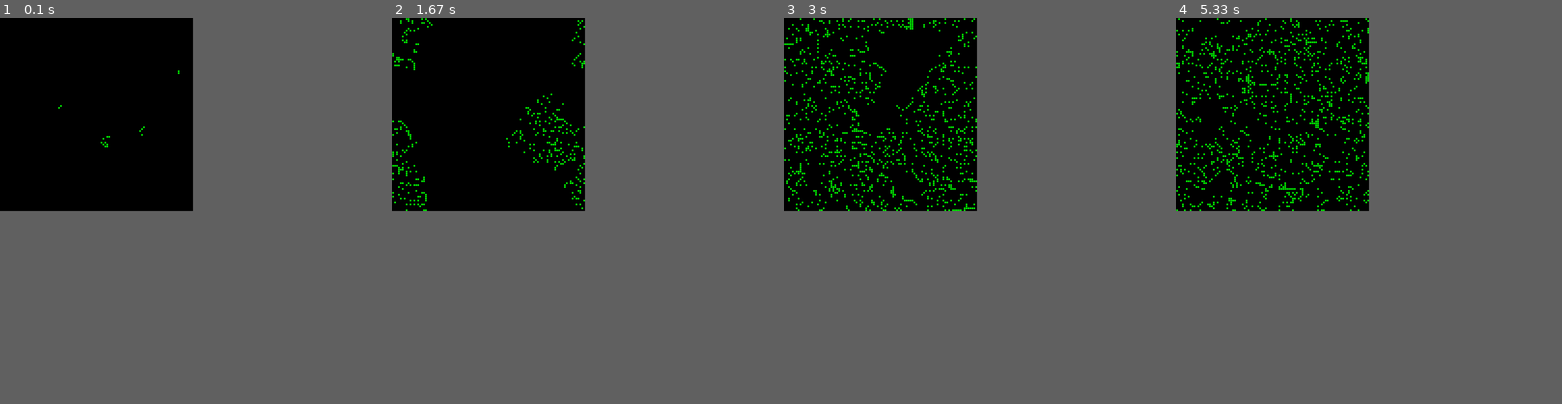
Above: before the commit, frames 1-4 (left to right).
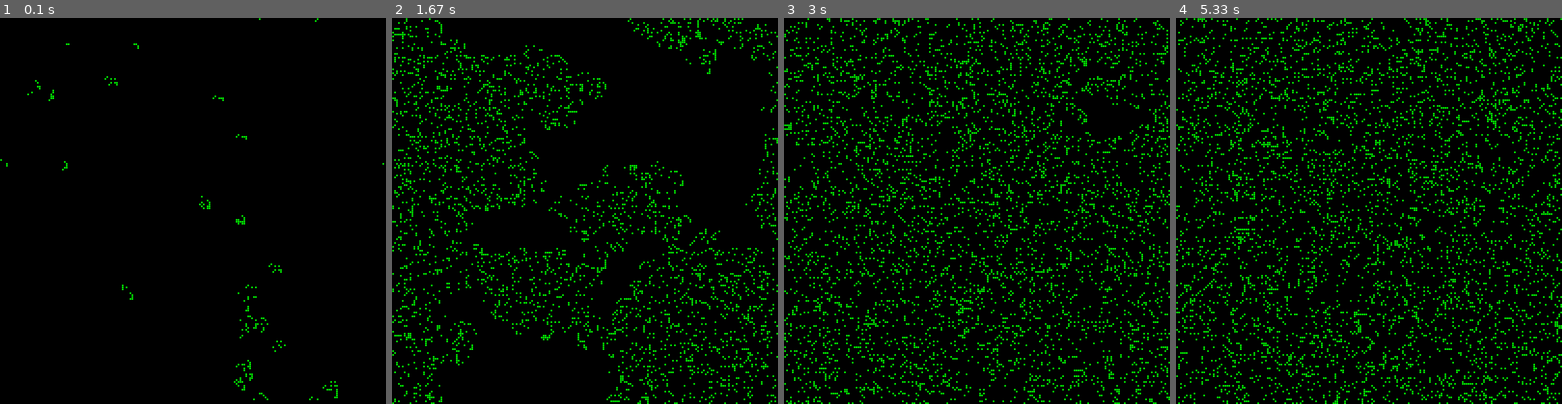
Above: after the commit, the same moments.

Repository: radlcii/Python-Practice-Codes
Game: pygame game, started from ConwaysPygameOfLife.py
Same seed, same stepped clock (60 frames per second), same inputs: the game is played once before the commit and once after it.
Inputs:
- Up to frame 1 (0.1 s): no input
- Up to frame 2 (1.67 s): no input
- Up to frame 3 (3 s): no input
- Up to frame 4 (5.33 s): tap Enter every 0.33 s from 3.33 to 5 s
In our replay, the window is 450x450 before the commit and 900x900 after it. These sizes can differ from the game's own. Grey fills any space a smaller window leaves; there, only what the larger window draws over its background counts as a difference.

The runs differ from the first frame. In frame 1, 0.6% of the frame differs, in the area x 0-100%, y 0-99%; in frame 2, 8.4%; in frame 3, 13%; in frame 4, 14%, in the area x 0-100%, y 0-100%.

Commit message:
Update to fix issue with my ubuntu box
Apparently my ubuntu machine does not like the list_name.copy() command, so the syntax of that was changed (generically) to: list_name = list(new_list)

Diff:
--- a/ConwaysPygameOfLife.py
+++ b/ConwaysPygameOfLife.py
@@ -30,7 +30,7 @@
 
 # Combination or ease variables.
 tickTock = 60                         # Clock speed AKA Number of loops per second
-gridSize = 100                       # Bringing all the grid related variables into a unified variable, the rest is simple math.
+gridSize = 200                       # Bringing all the grid related variables into a unified variable, the rest is simple math.
 seedOfLife = 15                     # Sets the upper bound of the random.randint that is called to decide which cells are seeded. The chance of life is 1/seedOfLife
 BACKGROUND = (0, 0, 0)      # For setting a background color without a visible grid in a single variable
 
@@ -98,7 +98,7 @@
     screen.fill(BACKGROUND)
 
     # Copy grid into nextGrid
-    nextGrid = grid.copy()
+    nextGrid = list(grid)
 
     # Comparisons are made on grid. Changes made to nextGrid.
     for i in range(gridSize):
@@ -124,7 +124,7 @@
                         color = GREEN
 
             # Copy nextGrid, with its updated info, onto grid.
-            grid = nextGrid.copy()
+            grid = list(nextGrid)
 
             # This redraws the grid every time
             pygame.draw.rect( screen,
